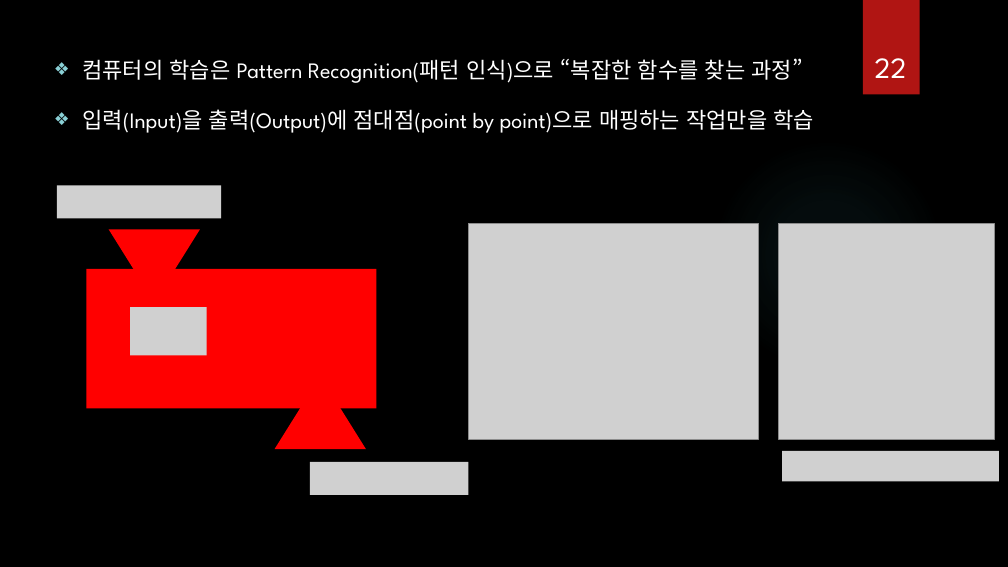
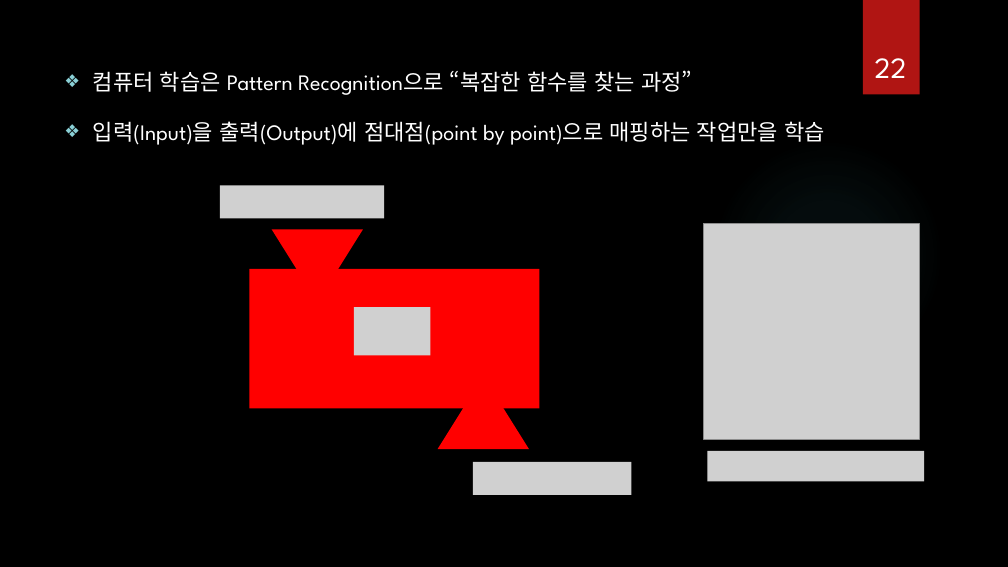
Before and after one commit to ancestor9/Introduction-to-BigData-Analysis, a slide deck: slide 22 of AI 역량강화.pptx. Drawn at 1008x567 pixels with LibreOffice and Linux fonts; fonts in the diff are those of the drawing; grey boxes stand for pictures; background and template pictures are left out. Boxes give left, top, right and bottom in pixels: in the first picture for what was removed or moved away, otherwise in the second. Text is boxed around its words. In the diff, an @@ line names an element or a change of style, - is before the commit and + after.

```diff
--- a/AI 역량강화.pptx
+++ b/AI 역량강화.pptx
@@ text "컴퓨터 학습은 Pattern Recognition으로 “복잡한 ...": place and size @@
-text "컴퓨터 학습은 Pattern Recognition으로 “복잡한 ..." at (82,58,815,133)
+text "컴퓨터 학습은 Pattern Recognition으로 “복잡한 ..." at (93,70,825,145)
@@ text at (93,70,692,95): text changed @@
-❖ 컴퓨터의 학습은 Pattern Recognition(패턴 인식)으로 “복잡한 함수를 찾는 과정”
+❖ 컴퓨터 학습은 Pattern Recognition으로 “복잡한 함수를 찾는 과정”
@@ picture removed at (57,185,221,219) @@
@@ picture added at (220,185,384,219) @@
@@ triangle: place and size @@
-triangle at (109,229,200,302)
+triangle at (271,229,363,302)
@@ picture removed at (469,224,759,439) @@
@@ picture: place and size @@
-picture at (779,224,994,439)
+picture at (704,224,920,439)
@@ rectangle: place and size @@
-rectangle at (86,269,377,409)
+rectangle at (250,269,540,409)
@@ picture removed at (130,307,206,355) @@
@@ picture added at (354,307,430,355) @@
@@ triangle: place and size @@
-triangle at (274,376,366,449)
+triangle at (438,376,529,449)
@@ picture removed at (310,462,469,495) @@
@@ picture added at (473,462,632,495) @@
@@ picture: place and size @@
-picture at (783,451,1000,481)
+picture at (708,451,925,481)
```
Also in this commit, not shown: 20 other slides changed, 1 other file.
